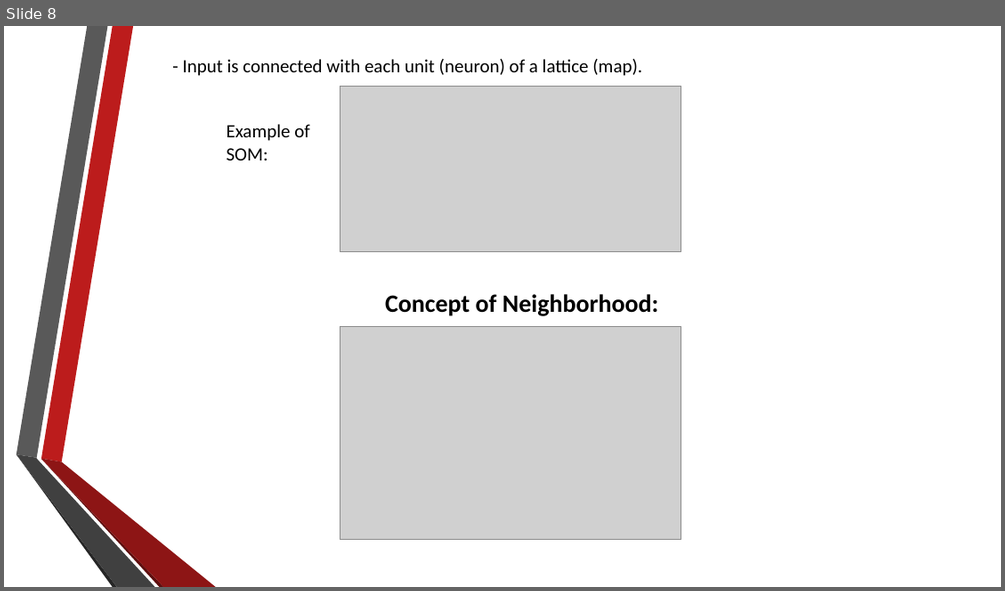
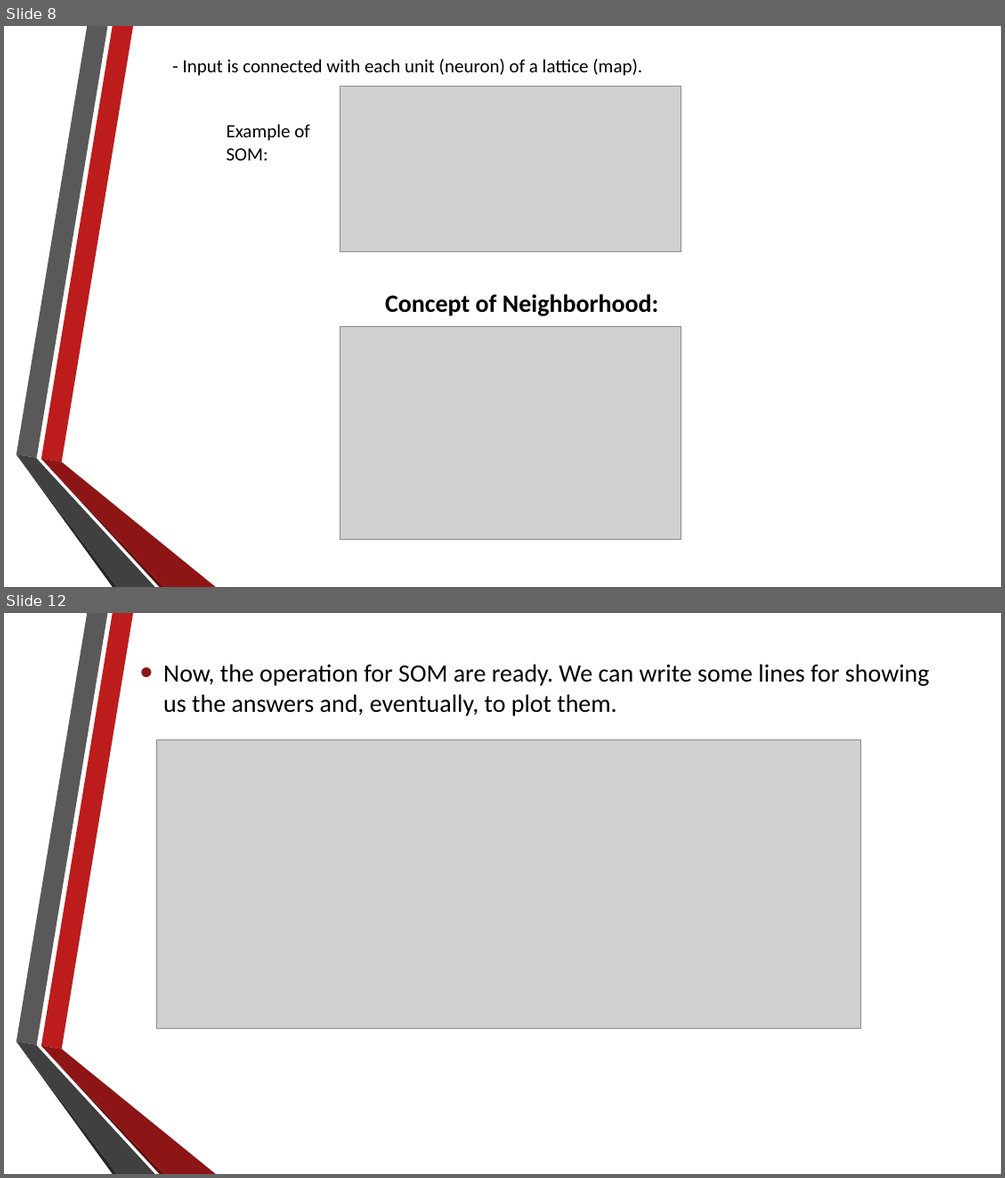
Before and after one commit to alexdn7/archaeology-project, a slide deck: About self-organizing maps.pptx. Shown one above the other, each under a label of ours: slide 8 before the commit, slides 8 and 12 after it; the slides between them are not shown. The pictures are 1005x591 and 1005x1178 pixels, drawn with LibreOffice and Linux fonts; fonts in the diff are those of the drawing; grey boxes stand for pictures. Boxes give left, top, right and bottom in pixels: in the first picture for what was removed or moved away, otherwise in the second. Text is boxed around its words. In the diff, an @@ line names an element or a change of style, - is before the commit and + after.

```diff
--- a/About self-organizing maps.pptx
+++ b/About self-organizing maps.pptx
@@ slide 12 added at <box>4,613,1001,1174</box>, background #FFFFFF; not listed: 6 template elements that a slide beside it also shows @@
@@ text added at <box>163,664,930,716</box>, 24 pt, text #000000 @@
+• Now, the operation for SOM are ready. We can write some lines for showing us the answers and, eventually, to plot them.
@@ picture added at <box>156,739,861,1028</box> @@
```
Also in this commit, not shown: 2 slides changed, 7 other slides added, 1 slide removed, 2 other files.
